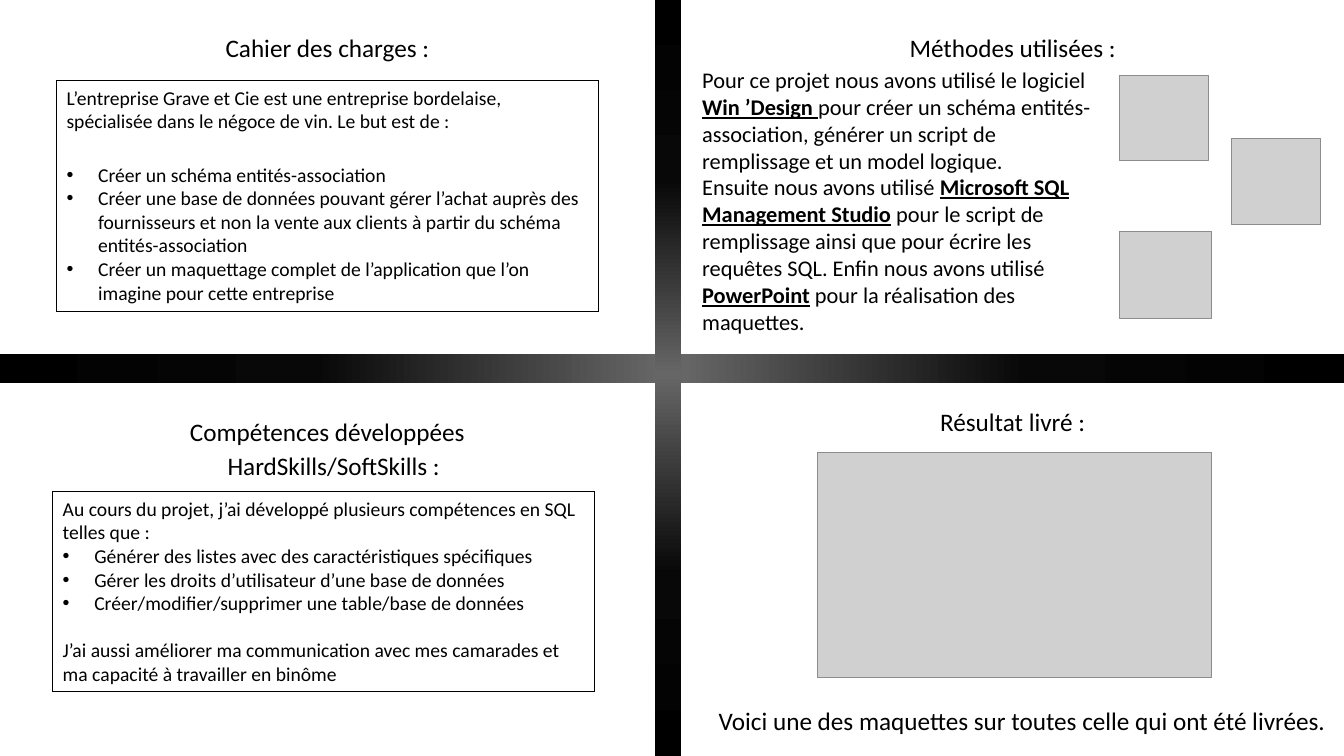
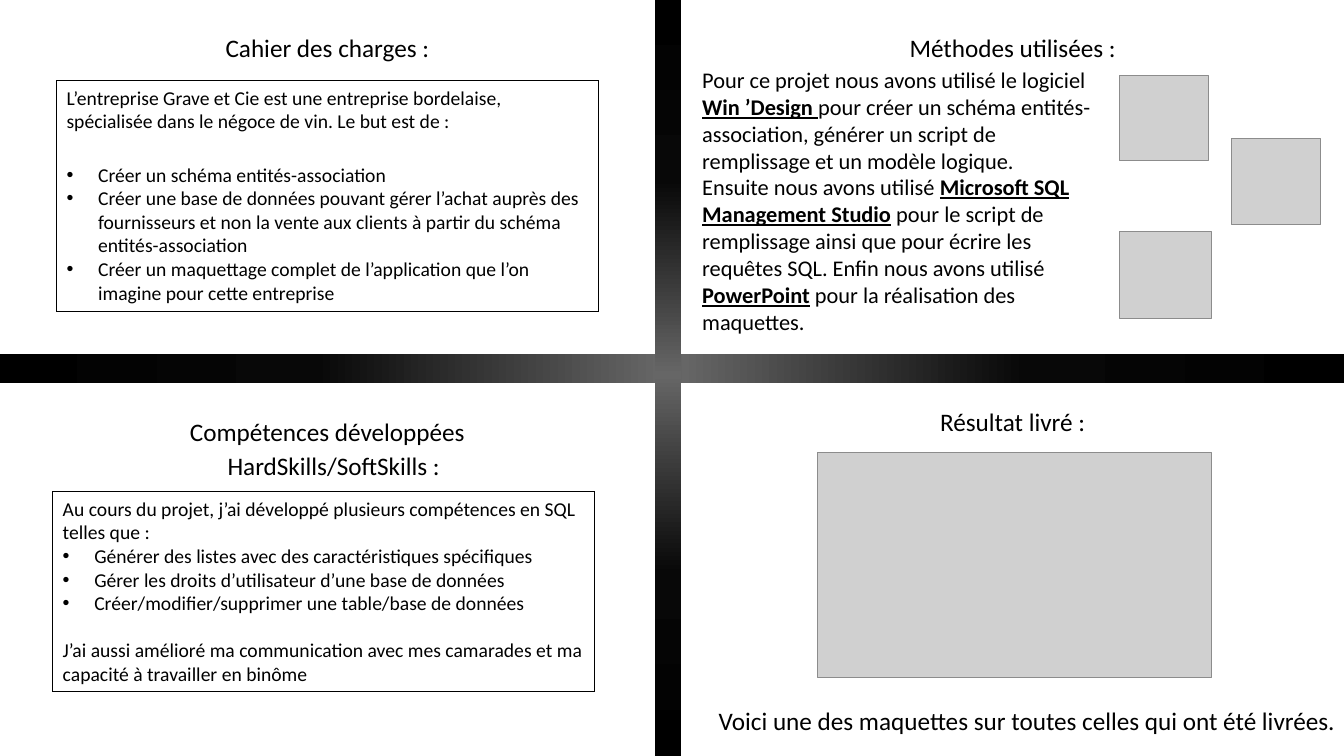
Before and after one commit to Velia-Raphael/oldPortfolio, a slide deck: slide 4 of src/powerPointRetex/RETEX1.pptx. Drawn at 1344x756 pixels with LibreOffice and Linux fonts; fonts in the diff are those of the drawing; grey boxes stand for pictures; background and template pictures are left out. Boxes give left, top, right and bottom in pixels: in the first picture for what was removed or moved away, otherwise in the second. Text is boxed around its words. In the diff, an @@ line names an element or a change of style, - is before the commit and + after.

```diff
--- a/src/powerPointRetex/RETEX1.pptx
+++ b/src/powerPointRetex/RETEX1.pptx
@@ text at <box>702,72,1090,173</box>: text changed @@
-Pour ce projet nous avons utilisé le logiciel Win ’Design pour créer un schéma entités-association, générer un script de remplissage et un model logique.
+Pour ce projet nous avons utilisé le logiciel Win ’Design pour créer un schéma entités-association, générer un script de remplissage et un modèle logique.
@@ text in rectangle at <box>63,643,582,684</box>: text changed @@
-J’ai aussi améliorer ma communication avec mes camarades et ma capacité à travailler en binôme
+J’ai aussi amélioré ma communication avec mes camarades et ma capacité à travailler en binôme
@@ text at <box>719,712,1335,734</box>: text changed @@
-Voici une des maquettes sur toutes celle qui ont été livrées.
+Voici une des maquettes sur toutes celles qui ont été livrées.
```
Also in this commit, not shown: 5 other slides changed, 7 other files.
